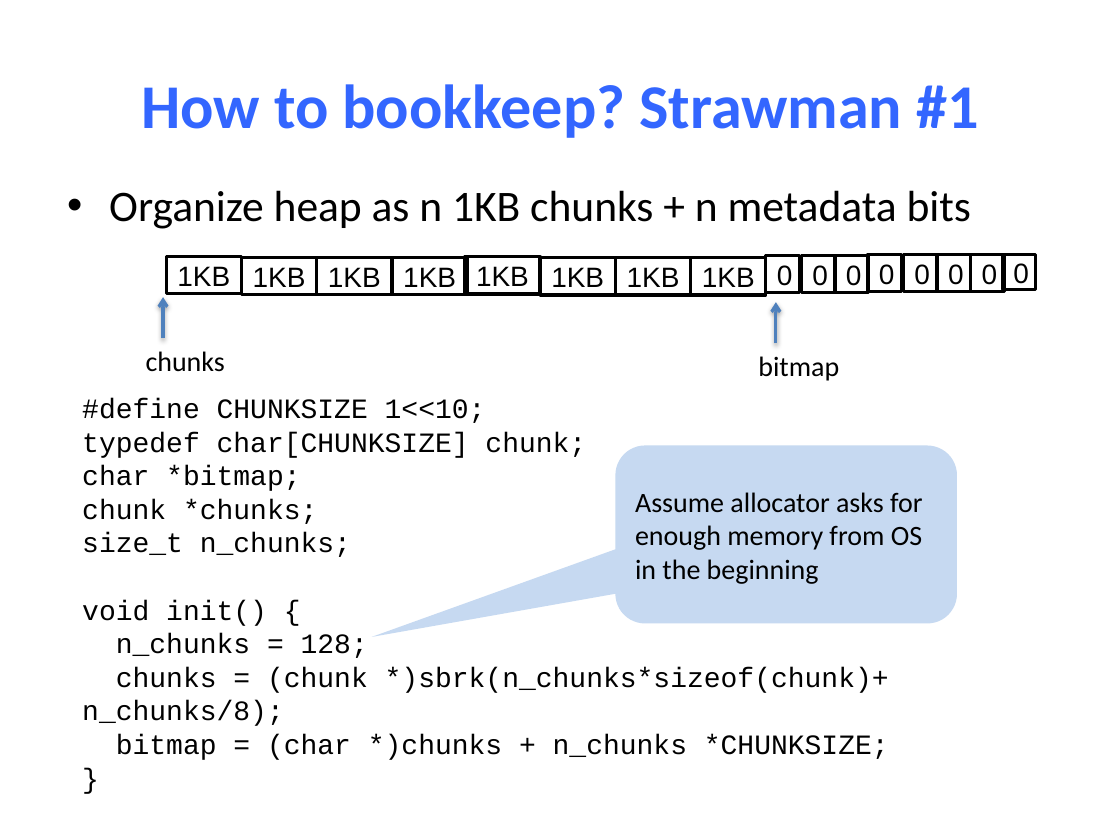
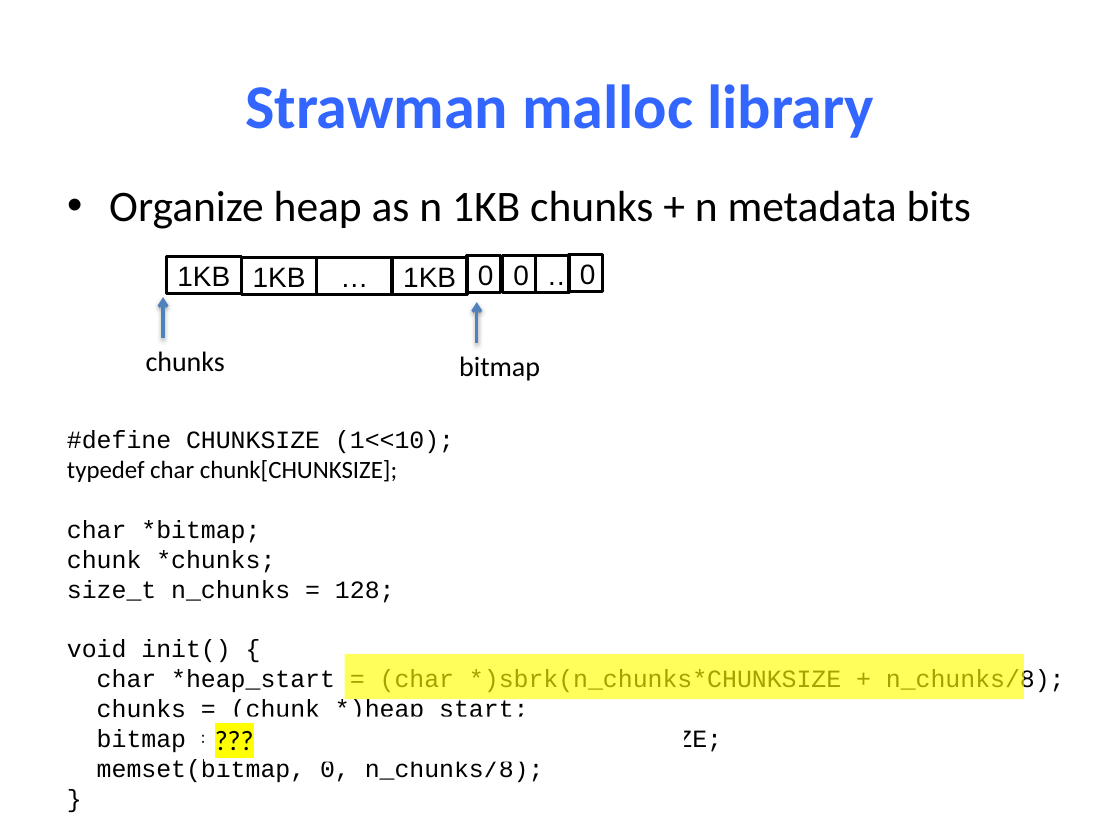
Before and after one commit to NYU-CSO/nyu-cso.github.io, a slide deck: slide 17 of notes/14-Dynamic_Allocator.pptx. Drawn at 1120x840 pixels with LibreOffice and Linux fonts; fonts in the diff are those of the drawing. Boxes give left, top, right and bottom in pixels: in the first picture for what was removed or moved away, otherwise in the second. Text is boxed around its words. In the diff, an @@ line names an element or a change of style, - is before the commit and + after.

```diff
--- a/notes/14-Dynamic_Allocator.pptx
+++ b/notes/14-Dynamic_Allocator.pptx
@@ title at box(245, 84, 874, 138): text changed @@
-How to bookkeep? Strawman #1
+Strawman malloc library
@@ text in rectangle at box(328, 267, 381, 287): text changed @@
-1KB
+…
@@ rectangle removed at box(465, 256, 540, 293) @@
-1KB
@@ rectangle added at box(535, 255, 569, 292), outline #000000 2 pt, 18 pt, text #000000 @@
+…
@@ rectangle removed at box(540, 258, 615, 295) @@
-1KB
@@ rectangle removed at box(615, 258, 690, 295) @@
-1KB
@@ rectangle removed at box(691, 258, 766, 295) @@
-1KB
@@ rectangle removed at box(836, 255, 869, 292) @@
-0
@@ rectangle removed at box(904, 254, 937, 291) @@
-0
@@ rectangle removed at box(937, 254, 971, 291) @@
-0
@@ rectangle removed at box(971, 254, 1005, 291) @@
-0
@@ rectangle removed at box(1002, 254, 1036, 290) @@
-0
@@ 3 rectangles, 1 text, 1 arrow: place and size @@
-3 rectangles, 1 text, 1 arrow at box(758, 254, 902, 381)
+3 rectangles, 1 text, 1 arrow at box(459, 254, 603, 381)
@@ text "#define CHUNKSIZE (1<<10);": place and size @@
-text "#define CHUNKSIZE (1<<10);" at box(82, 398, 889, 760)
+text "#define CHUNKSIZE (1<<10);" at box(67, 430, 1065, 782)
@@ text at box(67, 430, 454, 482): text changed; size 18 to 16 pt; font Courier New to Calibri @@
-#define CHUNKSIZE 1<<10;
-typedef char[CHUNKSIZE] chunk;
+#define CHUNKSIZE (1<<10);
+typedef char chunk[CHUNKSIZE];
@@ rounded speech box removed at box(615, 446, 956, 624) @@
-Assume allocator asks for
-enough memory from OS
-in the beginning
@@ text at box(67, 520, 275, 662): size 18 to 16 pt in "char *bitmap;", "chunk *chunks;", "void init() {", "}" @@
@@ text at box(67, 580, 395, 603): text changed; size 18 to 16 pt @@
-size_t n_chunks;
+size_t n_chunks = 128;
@@ rectangle added at box(345, 654, 1025, 699), fill #FFFF00 at 64% opacity @@
@@ text at box(97, 669, 1065, 782): text changed; size 18 to 16 pt @@
-n_chunks = 128;
-chunks = (chunk *)sbrk(n_chunks*sizeof(chunk)+ n_chunks/8);
-bitmap = (char *)chunks + n_chunks *CHUNKSIZE;
+char *heap_start = (char *)sbrk(n_chunks*CHUNKSIZE + n_chunks/8);
+chunks = (chunk *)heap_start;
+bitmap = heap_start + n_chunks *CHUNKSIZE;
+memset(bitmap, 0, n_chunks/8);
@@ text added at box(204, 717, 684, 762), 18 pt, text #000000 @@
+???
```
Also in this commit, not shown: 5 other slides changed, 1 other file.
